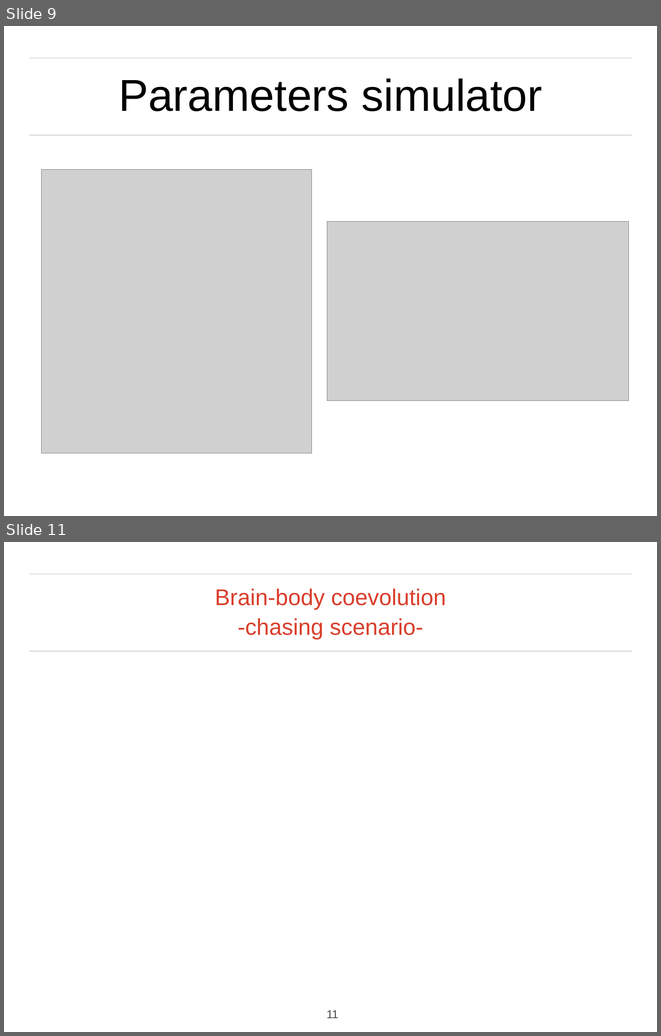
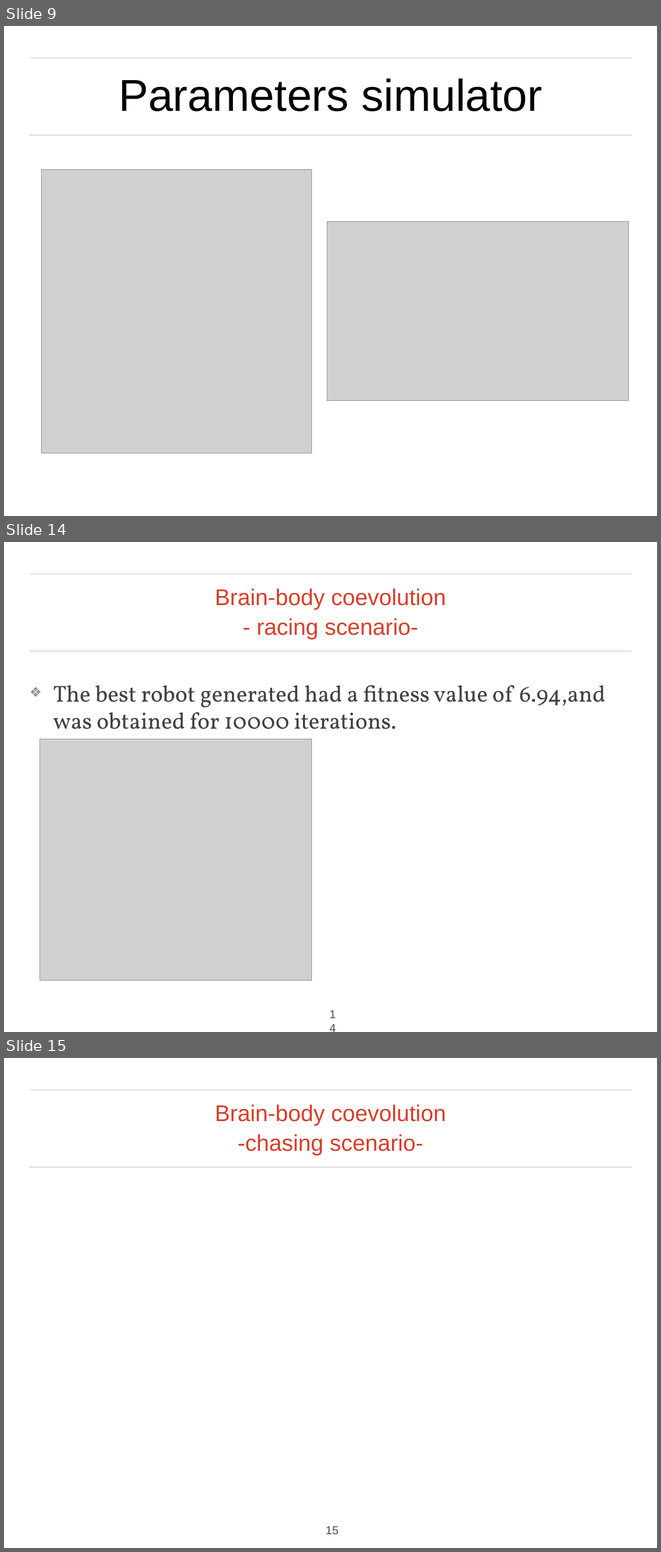
Before and after one commit to iulialexandra/evorobo, a slide deck: presentation_pp.pptx. Shown one above the other, each under a label of ours: slides 9 and 11 before the commit, slides 9, 14 and 15 after it; the slides between them are not shown. The pictures are 661x1036 and 661x1552 pixels, drawn with LibreOffice and Linux fonts; fonts in the diff are those of the drawing; grey boxes stand for pictures; background and template pictures are left out. Boxes give left, top, right and bottom in pixels: in the first picture for what was removed or moved away, otherwise in the second. Text is boxed around its words. In the diff, an @@ line names an element or a change of style, - is before the commit and + after.

Commit message:
Slides about racing_brain_body + new robot

```diff
--- a/presentation_pp.pptx
+++ b/presentation_pp.pptx
@@ slide 14 added at (x1=4, y1=542, x2=657, y2=1032), background picture (left out); not listed: 2 template elements that a slide beside it also shows @@
@@ title added at (x1=215, y1=589, x2=446, y2=640), 35.7 pt, text #D93E2B @@
+Brain-body coevolution
+- racing scenario-
@@ text added at (x1=53, y1=685, x2=605, y2=739), 36 pt, text #414141 @@
+❖ The best robot generated had a fitness value of 6.94,and was obtained for 10000 iterations.
@@ picture added at (x1=40, y1=739, x2=311, y2=980) @@
@@ page number added at (x1=325, y1=1007, x2=336, y2=1027), 18 pt, text #4C4946 @@
+14
@@ what was slide 11 is now slide 15 @@
@@ page number at (x1=326, y1=1526, x2=338, y2=1534): text changed @@
-11
+15
```
Also in this commit, not shown: 1 slide changed, 3 other slides added, 6 other files.
